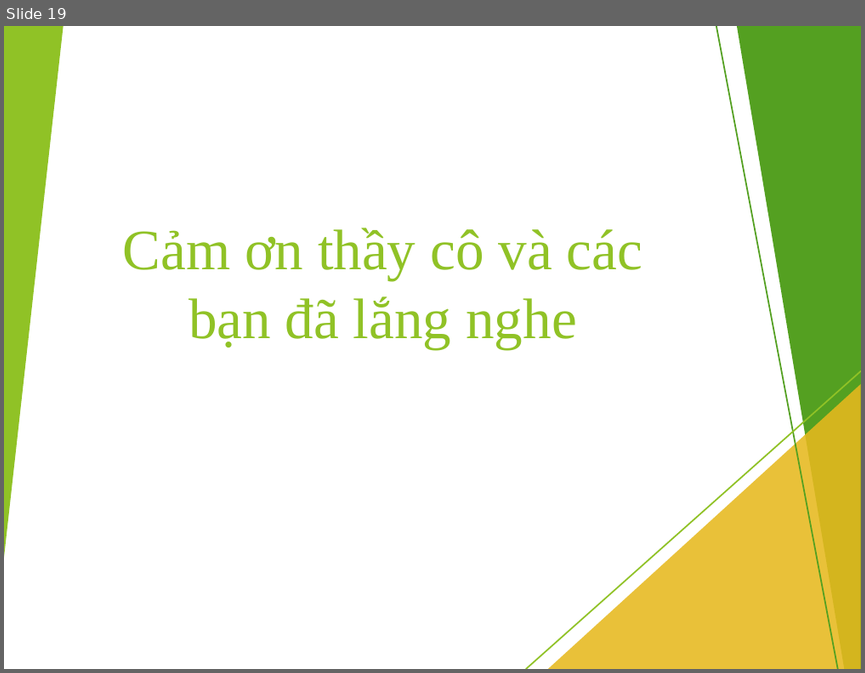
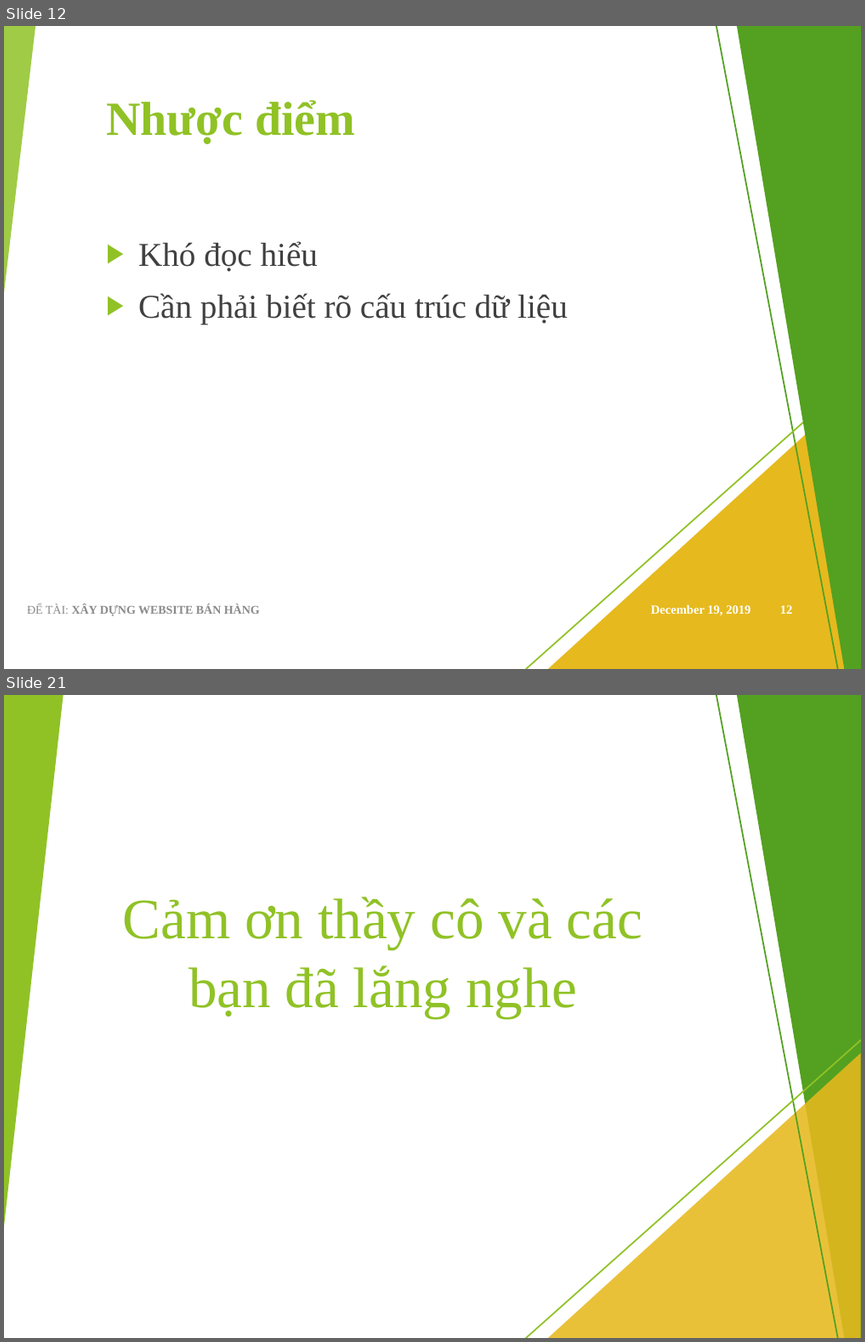
Before and after one commit to viet97/doandocs, a slide deck: DATN_Presentation.pptx. Shown one above the other, each under a label of ours: slide 19 before the commit, slides 12 and 21 after it; the slides between them are not shown. The pictures are 865x673 and 865x1342 pixels, drawn with LibreOffice and Linux fonts; fonts in the diff are those of the drawing. Boxes give left, top, right and bottom in pixels: in the first picture for what was removed or moved away, otherwise in the second. Text is boxed around its words. In the diff, an @@ line names an element or a change of style, - is before the commit and + after.

```diff
--- a/DATN_Presentation.pptx
+++ b/DATN_Presentation.pptx
@@ slide 12 added at box(4, 26, 861, 669), background #FFFFFF; not listed: 10 template elements that a slide beside it also shows @@
@@ rectangle added at box(4, 26, 861, 669), fill #FFFFFF @@
@@ triangle added at box(4, 26, 35, 292), fill #90C226 at 85% opacity @@
@@ line added from (716, 26) to (838, 669), #54A021 1.25 pt @@
@@ freeform shape added at box(737, 26, 861, 669), fill #54A021 @@
@@ title added at box(106, 100, 355, 143), 40 pt, text #90C226, bold @@
+Nhược điểm
@@ text added at box(138, 241, 568, 324), 28 pt, text #404040 @@
+▶ Khó đọc hiểu
+▶ Cần phải biết rõ cấu trúc dữ liệu
@@ line added from (861, 371) to (526, 669), #90C226 1.25 pt @@
@@ group added at box(4, 26, 861, 669): 5 freeform shapes, 3 triangles, 2 lines @@
@@ triangle added at box(548, 384, 861, 669), fill #E6B91E @@
@@ text added at box(27, 604, 260, 616), 10 pt, text #8C8C8C, bold @@
+ĐỂ TÀI: XÂY DỰNG WEBSITE BÁN HÀNG
@@ text added at box(651, 604, 750, 615), 10.5 pt, text #FFFFFF, bold @@
+December 19, 2019
@@ page number added at box(780, 605, 793, 613), 10.5 pt, text #FFFFFF, bold @@
+12
@@ what was slide 19 is now slide 21 @@
```
Also in this commit, not shown: 16 slides changed, 1 other slide added.
